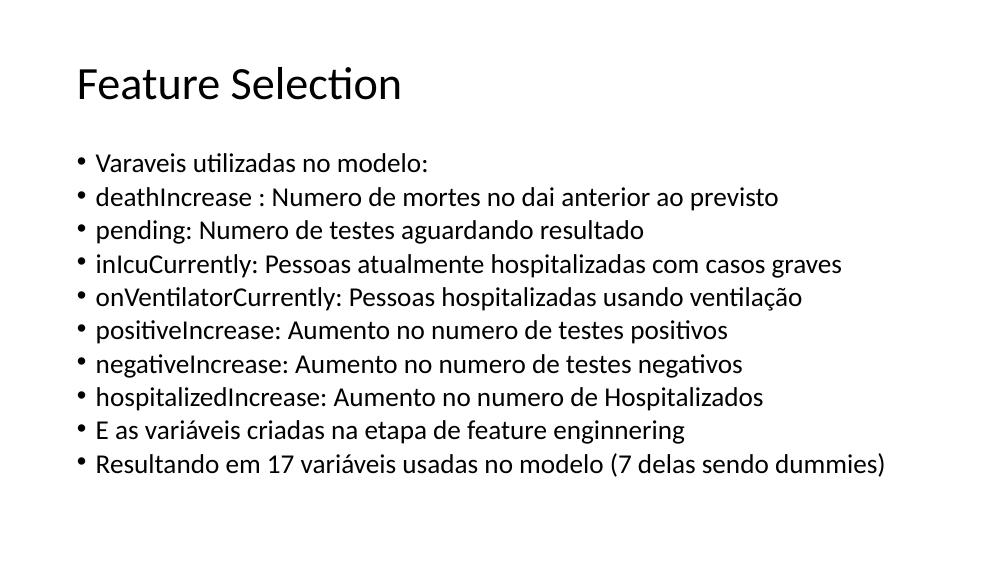
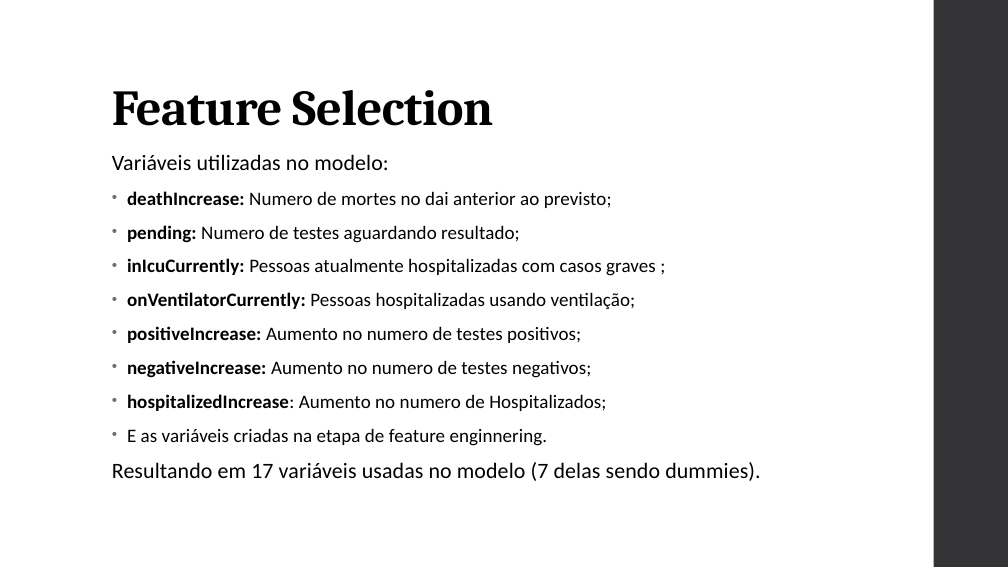
Before and after one commit to rodrigo-neumann/Stone-Age-Covid-project, a slide deck: slide 10 of Stone Age_apresentação.pptx. Drawn at 1008x567 pixels with LibreOffice and Linux fonts; fonts in the diff are those of the drawing. Boxes give left, top, right and bottom in pixels: in the first picture for what was removed or moved away, otherwise in the second. Text is boxed around its words. In the diff, an @@ line names an element or a change of style, - is before the commit and + after.

```diff
--- a/Stone Age_apresentação.pptx
+++ b/Stone Age_apresentação.pptx
@@ rectangle added at (x1=934, y1=0, x2=1008, y2=567), fill #353537 @@
@@ title "Feature Selection" moved from (x1=77, y1=67, x2=403, y2=100) to (x1=112, y1=90, x2=493, y2=126) @@
@@ title "Feature Selection" at (x1=112, y1=90, x2=493, y2=126): size 44 to 48 pt, font Calibri to Cambria, letter spacing 0 to -0.5 pt, bold on; vertical alignment middle to bottom @@
@@ text at (x1=112, y1=154, x2=760, y2=481): text changed; size 25.9 to 18.1 pt @@
-• Varaveis utilizadas no modelo:
-• deathIncrease : Numero de mortes no dai anterior ao previsto
-• pending: Numero de testes aguardando resultado
-• inIcuCurrently: Pessoas atualmente hospitalizadas com casos graves
-• onVentilatorCurrently: Pessoas hospitalizadas usando ventilação
-• positiveIncrease: Aumento no numero de testes positivos
-• negativeIncrease: Aumento no numero de testes negativos
-• hospitalizedIncrease: Aumento no numero de Hospitalizados
-• E as variáveis criadas na etapa de feature enginnering
-• Resultando em 17 variáveis usadas no modelo (7 delas sendo dummies)
+Variáveis utilizadas no modelo:
+• deathIncrease: Numero de mortes no dai anterior ao previsto;
+• pending: Numero de testes aguardando resultado;
+• inIcuCurrently: Pessoas atualmente hospitalizadas com casos graves ;
+• onVentilatorCurrently: Pessoas hospitalizadas usando ventilação;
+• positiveIncrease: Aumento no numero de testes positivos;
+• negativeIncrease: Aumento no numero de testes negativos;
+• hospitalizedIncrease: Aumento no numero de Hospitalizados;
+• E as variáveis criadas na etapa de feature enginnering.
+Resultando em 17 variáveis usadas no modelo (7 delas sendo dummies).
```
Also in this commit, not shown: 17 other slides changed, 1 slide added, 1 slide removed.
